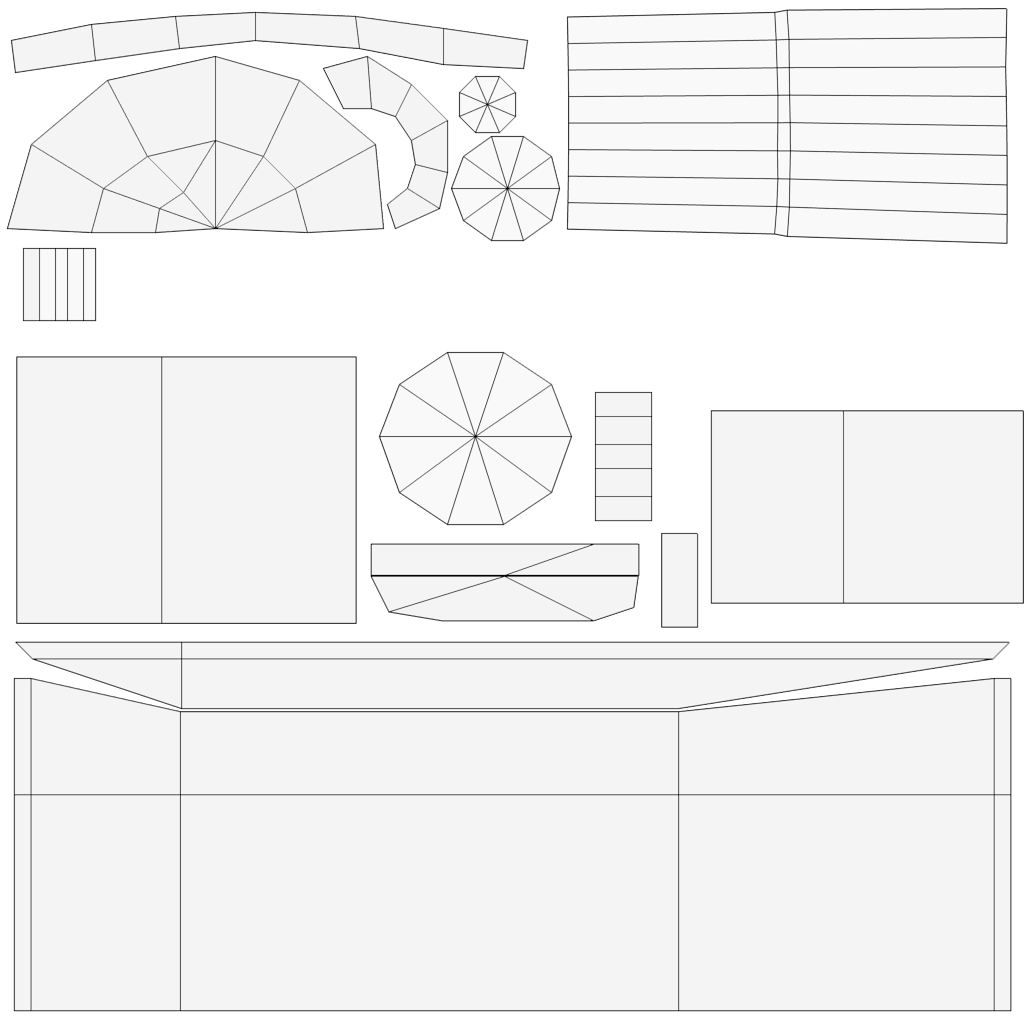
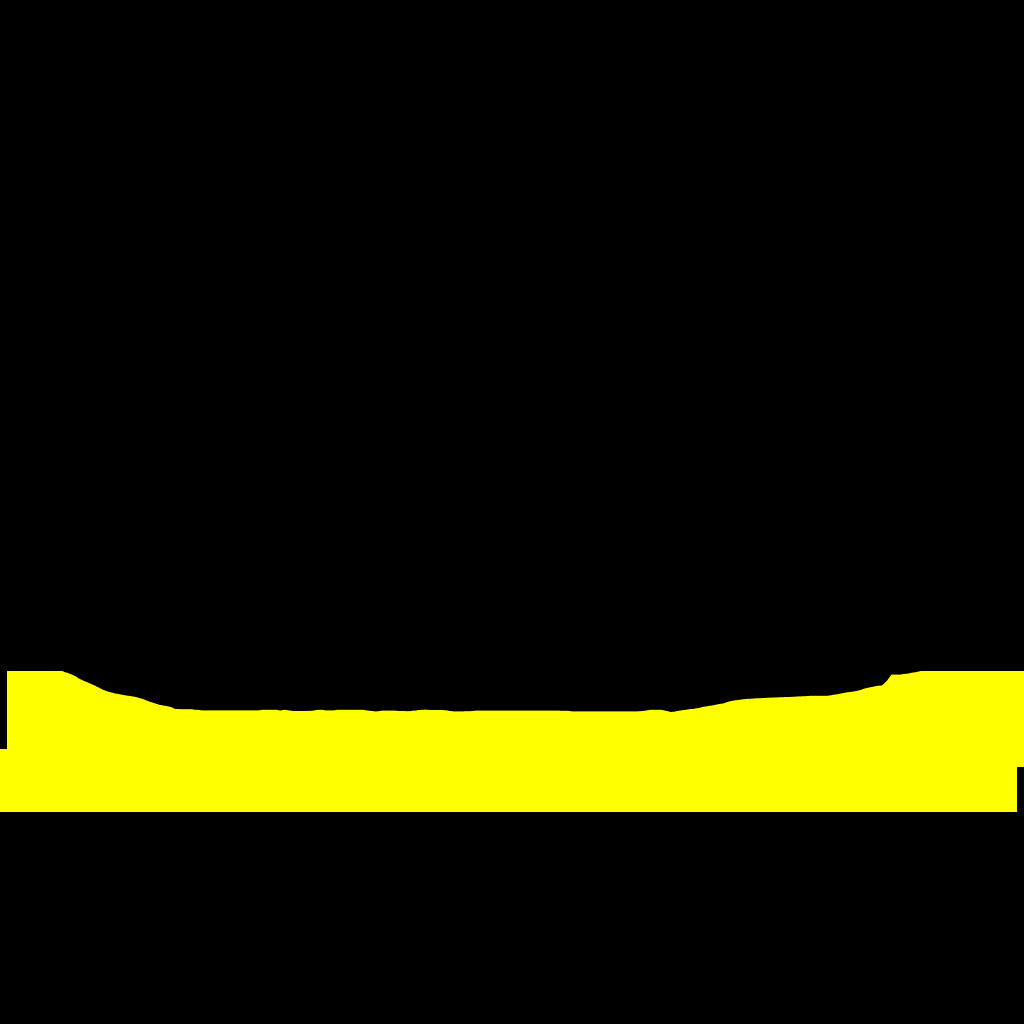
Layers edited between the first and the second 1024x1024 image:
hid "Layer 0" over (6, 7, 1024, 1012)
hid "Layer 2" over (0, 0, 1024, 1024)
showed "Layer 1", painted on it over (0, 0, 1024, 1024)
